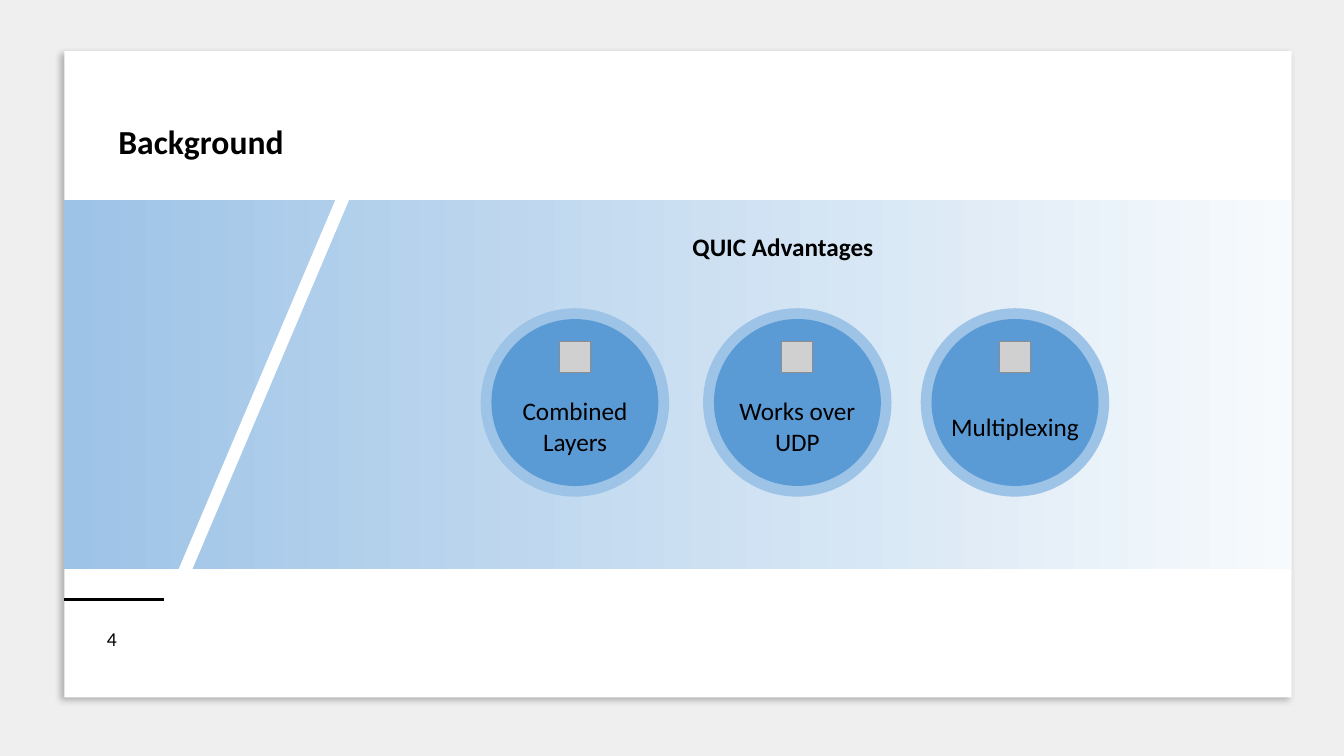
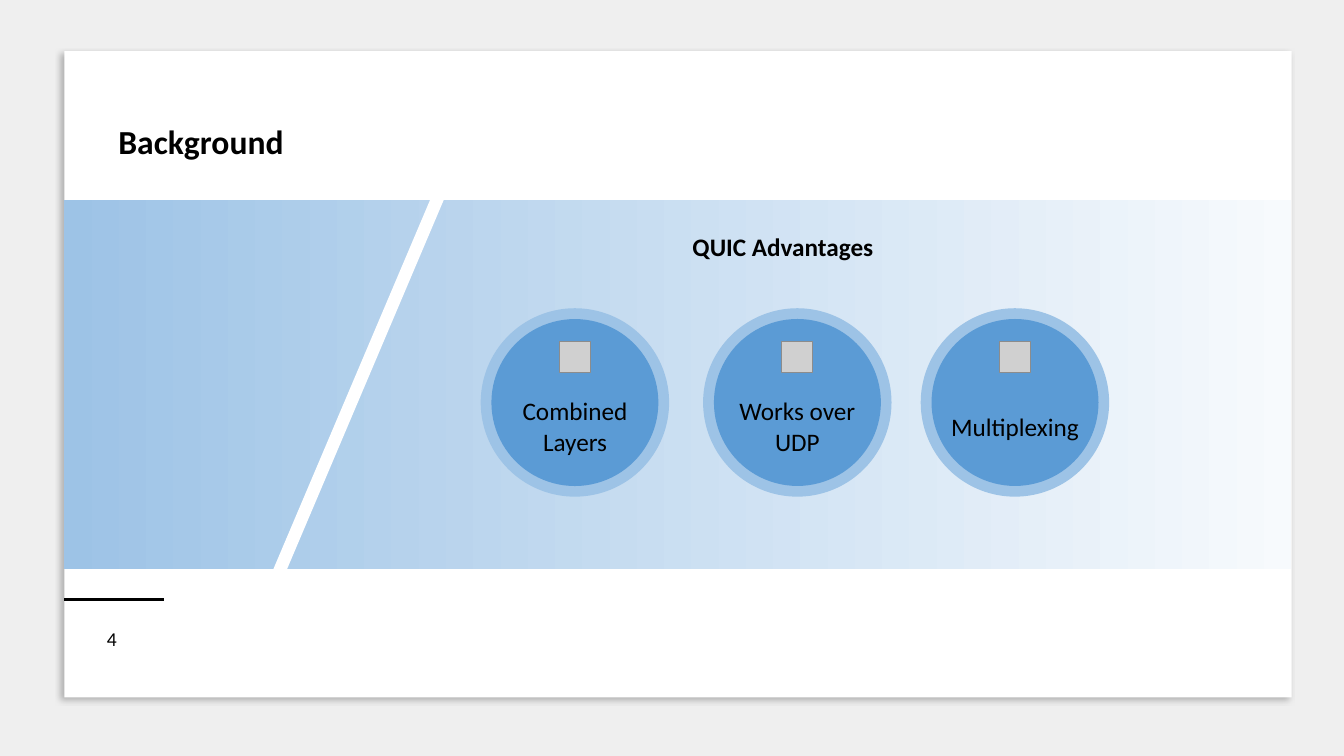
Before and after one commit to RicPu/NetworkSecurityProject, a slide deck: slide 4 of presentation/Presentation.pptx. Drawn at 1344x756 pixels with LibreOffice and Linux fonts; fonts in the diff are those of the drawing; grey boxes stand for pictures. Boxes give left, top, right and bottom in pixels: in the first picture for what was removed or moved away, otherwise in the second. Text is boxed around its words. In the diff, an @@ line names an element or a change of style, - is before the commit and + after.

```diff
--- a/presentation/Presentation.pptx
+++ b/presentation/Presentation.pptx
@@ rectangle: place and size @@
-rectangle at box(163, 146, 369, 610)
+rectangle at box(258, 146, 464, 610)
```
Also in this commit, not shown: 1 other slide changed.
